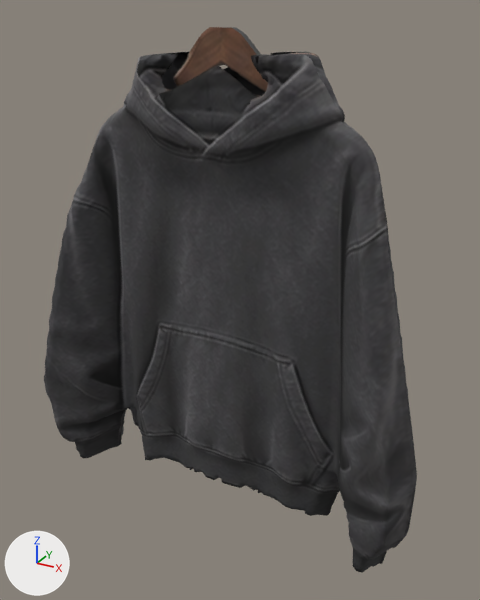
Two versions of the glTF model public/models/hoodie.glb, one commit apart.
Both versions are drawn from a 50 mm lens placed at (399.0, -691.0, -57.0), pointed at (25.0, -12.0, -397.0). The axes (+X, +Y, +Z) are drawn at lower left. The lights are the same throughout. The picture after the commit comes second. Vertices at exactly the same position are counted once.

The first picture shows 'hoodie'.
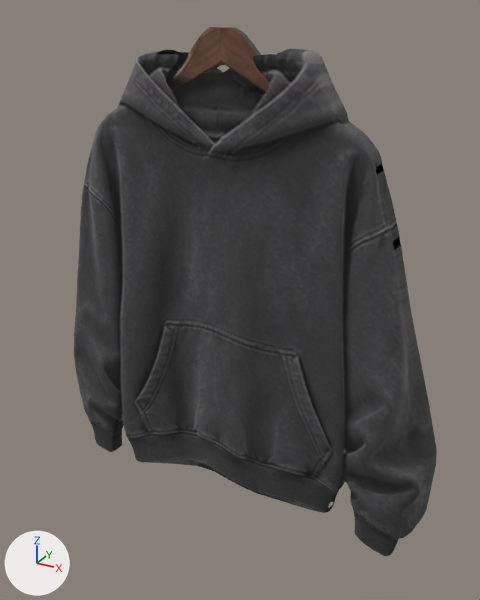
Pixel boxes (x1, y1, x2, y2) of what changed, in the pictures (480 x 600 px):
```json
{"object": "hoodie", "change": "reshaped", "before": [44, 27, 417, 573], "after": [74, 27, 437, 556]}
{"part": 1, "of": "me_hoodie", "change": "rebuilt", "before": [44, 52, 417, 573], "after": [74, 49, 437, 556]}
```

Edits to the scene script, one JSON object a line:
```json
{"block": "me_hoodie", "where": "# used by ob_hoodie; location = (0.0, 0.0, 0.0)"}
{"op": "remove", "block": "me_hoodie", "code": "me_hoodie.from_pydata(...)  # 3765 vertices, 7248 faces; spans x -275.0..278.0, y -92.0..47.0, z -712.0..-77.0"}
{"op": "add", "block": "me_hoodie", "code": "me_hoodie.from_pydata(...)  # 3282 vertices, 6124 faces; spans x -281.0..288.0, y -31.0..40.0, z -713.0..-77.0"}
{"block": "me_hoodie", "change": "me_hoodie part 1: the loose piece of 3649 vertices spanning x -275.0..278.0, y -92.0..47.0, z -712.0..-102.0 is rebuilt with 3166 vertices and now spans x -281.0..288.0, y -31.0..40.0, z -713.0..-97.0"}
```
